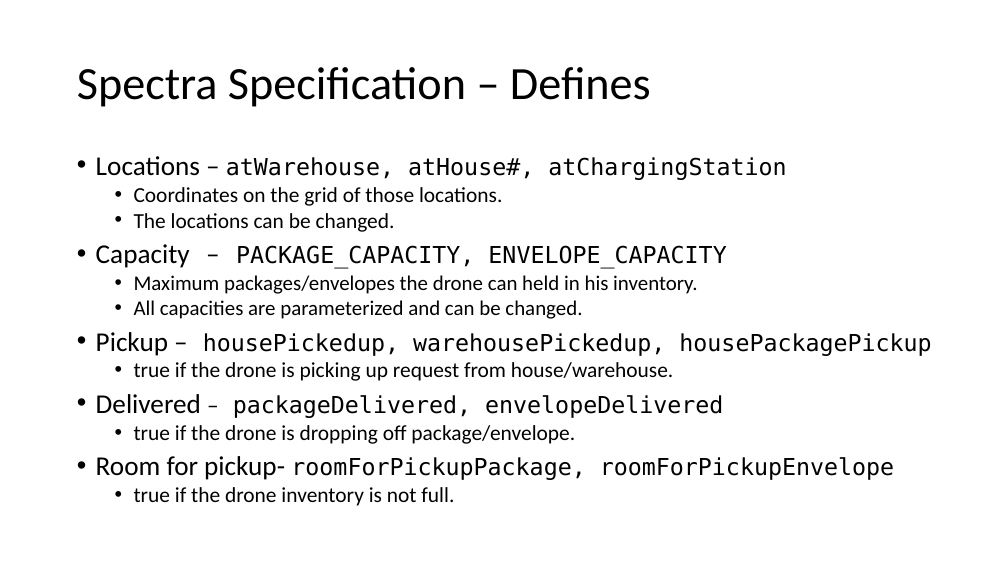
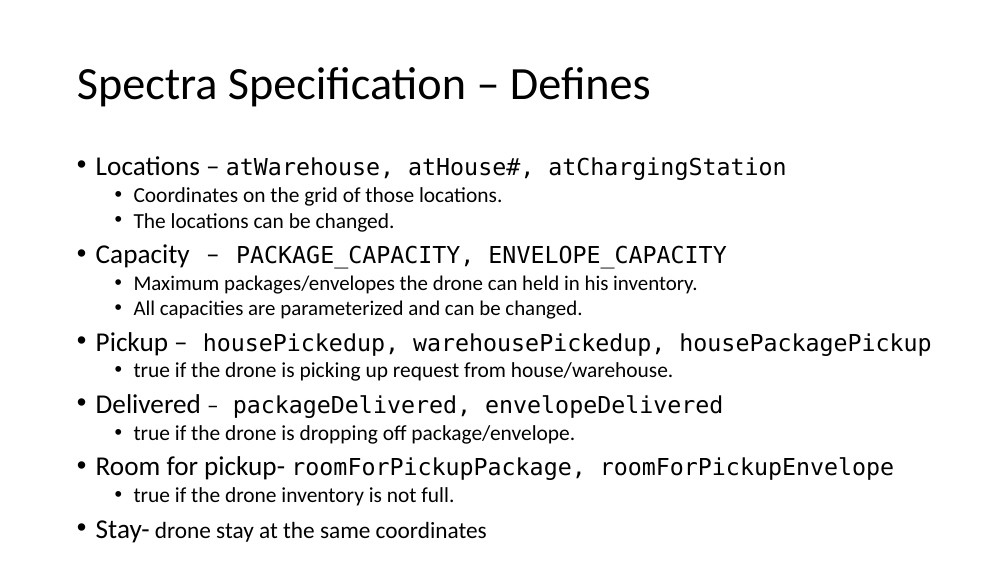
Before and after one commit to GuyHaviv37/DeliveryDroneSpectra, a slide deck: slide 6 of docs/final presentation.pptx. Drawn at 1008x567 pixels with LibreOffice and Linux fonts; fonts in the diff are those of the drawing. Boxes give left, top, right and bottom in pixels: in the first picture for what was removed or moved away, otherwise in the second. Text is boxed around its words. In the diff, an @@ line names an element or a change of style, - is before the commit and + after.

```diff
--- a/docs/final presentation.pptx
+++ b/docs/final presentation.pptx
@@ text at bbox=[96, 520, 487, 543]: paragraph added @@
+• Stay- drone stay at the same coordinates
```
Also in this commit, not shown: 5 other slides changed, 1 slide removed.
